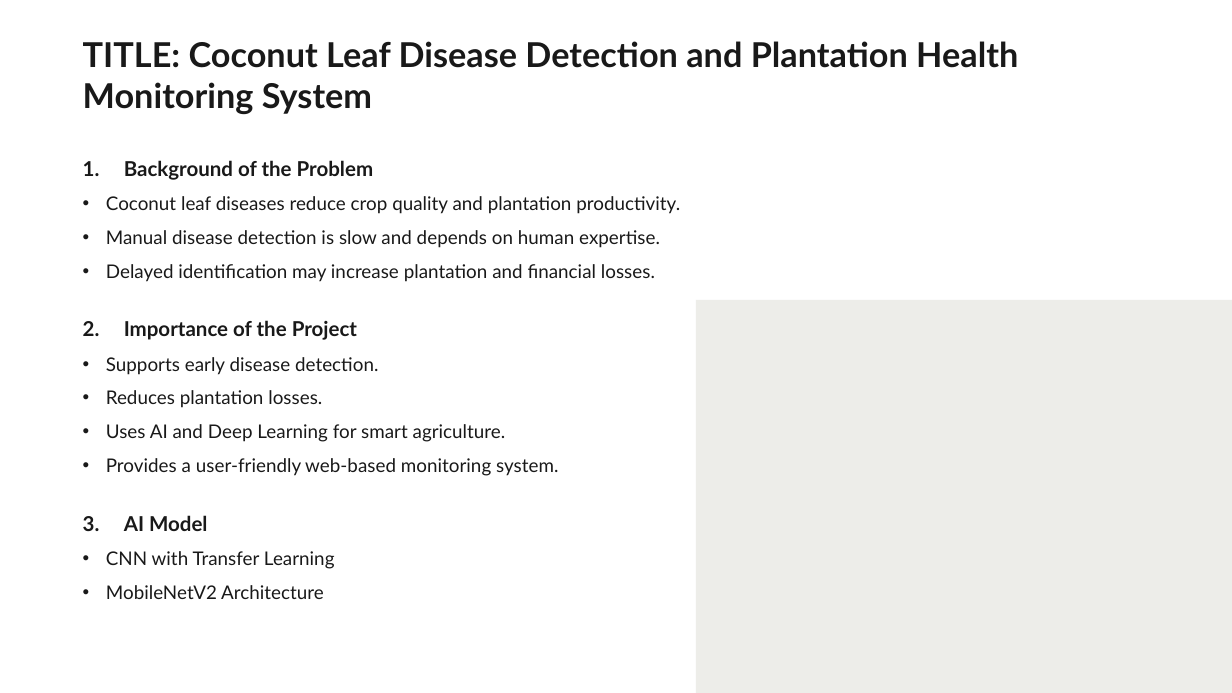
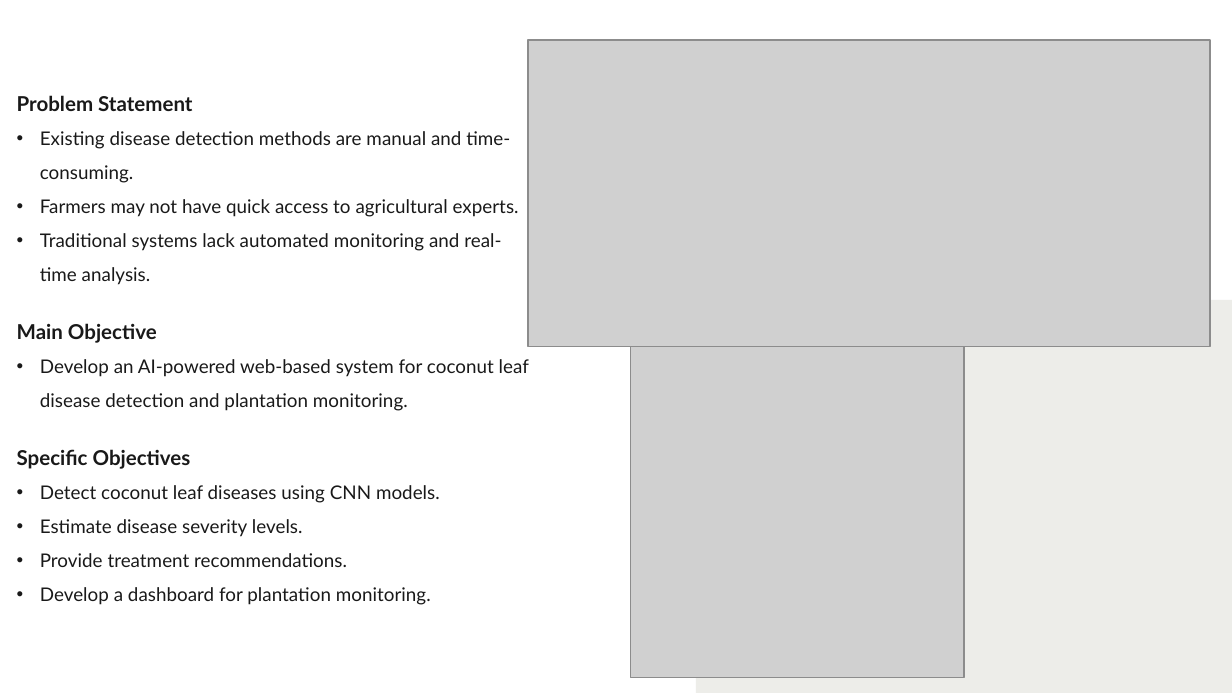
Before and after one commit to Abdullah-ahfj/Bsc-Hons-DataScience_final_project, a slide deck: slide 6 of Final_Proposal.pptx. Drawn at 1232x693 pixels with LibreOffice and Linux fonts; fonts in the diff are those of the drawing; grey boxes stand for pictures. Boxes give left, top, right and bottom in pixels: in the first picture for what was removed or moved away, otherwise in the second. Text is boxed around its words. In the diff, an @@ line names an element or a change of style, - is before the commit and + after.

```diff
--- a/Final_Proposal.pptx
+++ b/Final_Proposal.pptx
@@ picture added at bbox=[529, 39, 1211, 346] @@
@@ subtitle at bbox=[17, 95, 529, 605]: text changed @@
-TITLE: Coconut Leaf Disease Detection and Plantation Health Monitoring System
-1. Background of the Problem
-• Coconut leaf diseases reduce crop quality and plantation productivity.
-• Manual disease detection is slow and depends on human expertise.
-• Delayed identification may increase plantation and financial losses.
-2. Importance of the Project
-• Supports early disease detection.
-• Reduces plantation losses.
-• Uses AI and Deep Learning for smart agriculture.
-• Provides a user-friendly web-based monitoring system.
-3. AI Model
-• CNN with Transfer Learning
-• MobileNetV2 Architecture
+Problem Statement
+• Existing disease detection methods are manual and time-consuming.
+• Farmers may not have quick access to agricultural experts.
+• Traditional systems lack automated monitoring and real-time analysis.
+Main Objective
+• Develop an AI-powered web-based system for coconut leaf disease detection and plantation monitoring.
+Specific Objectives
+• Detect coconut leaf diseases using CNN models.
+• Estimate disease severity levels.
+• Provide treatment recommendations.
+• Develop a dashboard for plantation monitoring.
@@ picture added at bbox=[631, 346, 965, 676] @@
```
Also in this commit, not shown: 2 other slides changed, 1 other file.
